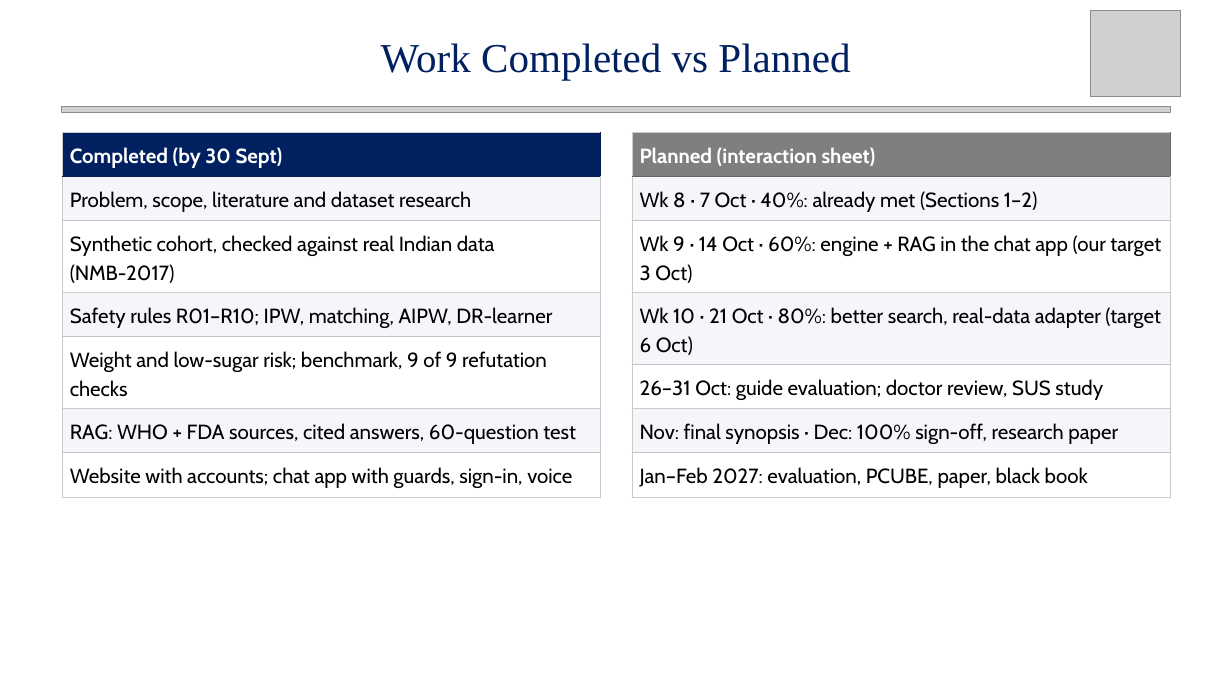
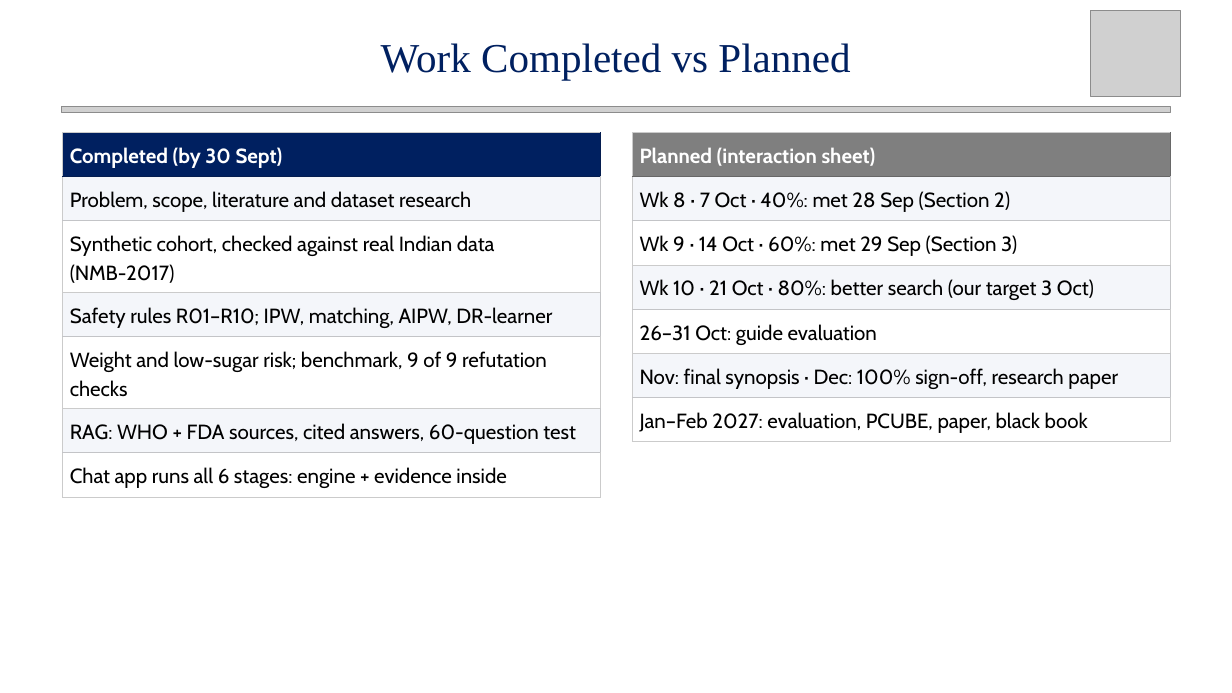
Before and after one commit to Rhian-Roy/DiaCausal-CDSS, a slide deck: slide 31 of docs/midsem/Intelligent_Diabetes_CDSS_MidSem_updated.pptx (slide 30 before the commit). Drawn at 1232x693 pixels with LibreOffice and Linux fonts; fonts in the diff are those of the drawing; grey boxes stand for pictures. Boxes give left, top, right and bottom in pixels: in the first picture for what was removed or moved away, otherwise in the second. Text is boxed around its words. In the diff, an @@ line names an element or a change of style, - is before the commit and + after.

```diff
--- a/docs/midsem/Intelligent_Diabetes_CDSS_MidSem_updated.pptx
+++ b/docs/midsem/Intelligent_Diabetes_CDSS_MidSem_updated.pptx
@@ table at (63,133,601,492) @@
-row 7, column 1: Website with accounts; chat app with guards, sign-in, voice
+row 7, column 1: Chat app runs all 6 stages: engine + evidence inside
@@ table at (632,133,1170,443) @@
-row 2, column 1: Wk 8 · 7 Oct · 40%: already met (Sections 1–2)
+row 2, column 1: Wk 8 · 7 Oct · 40%: met 28 Sep (Section 2)
-row 3, column 1: Wk 9 · 14 Oct · 60%: engine + RAG in the chat app (our target 3 Oct)
+row 3, column 1: Wk 9 · 14 Oct · 60%: met 29 Sep (Section 3)
-row 4, column 1: Wk 10 · 21 Oct · 80%: better search, real-data adapter (target 6 Oct)
+row 4, column 1: Wk 10 · 21 Oct · 80%: better search (our target 3 Oct)
-row 5, column 1: 26–31 Oct: guide evaluation; doctor review, SUS study
+row 5, column 1: 26–31 Oct: guide evaluation
```
Also in this commit, not shown: 9 other slides changed, 1 slide added, 21 other files.
